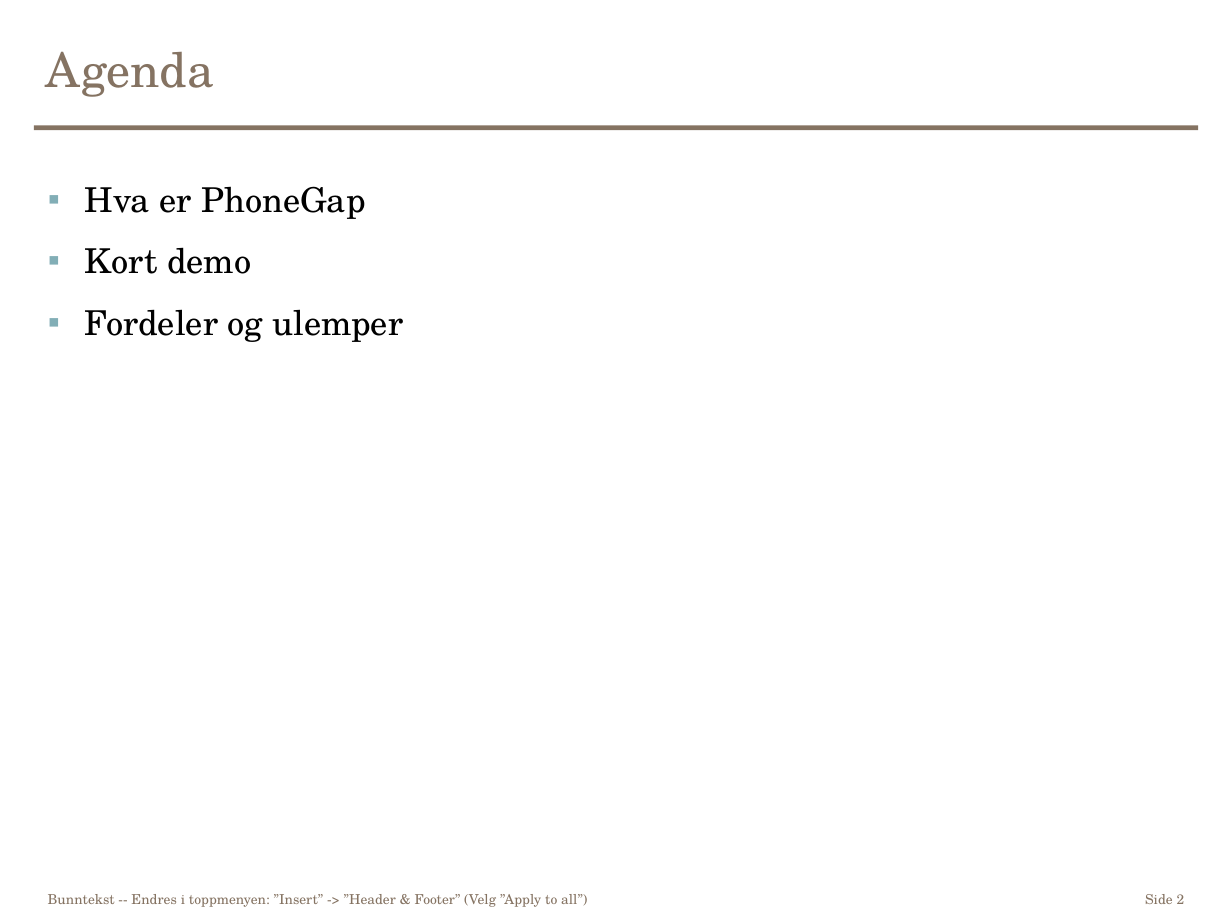
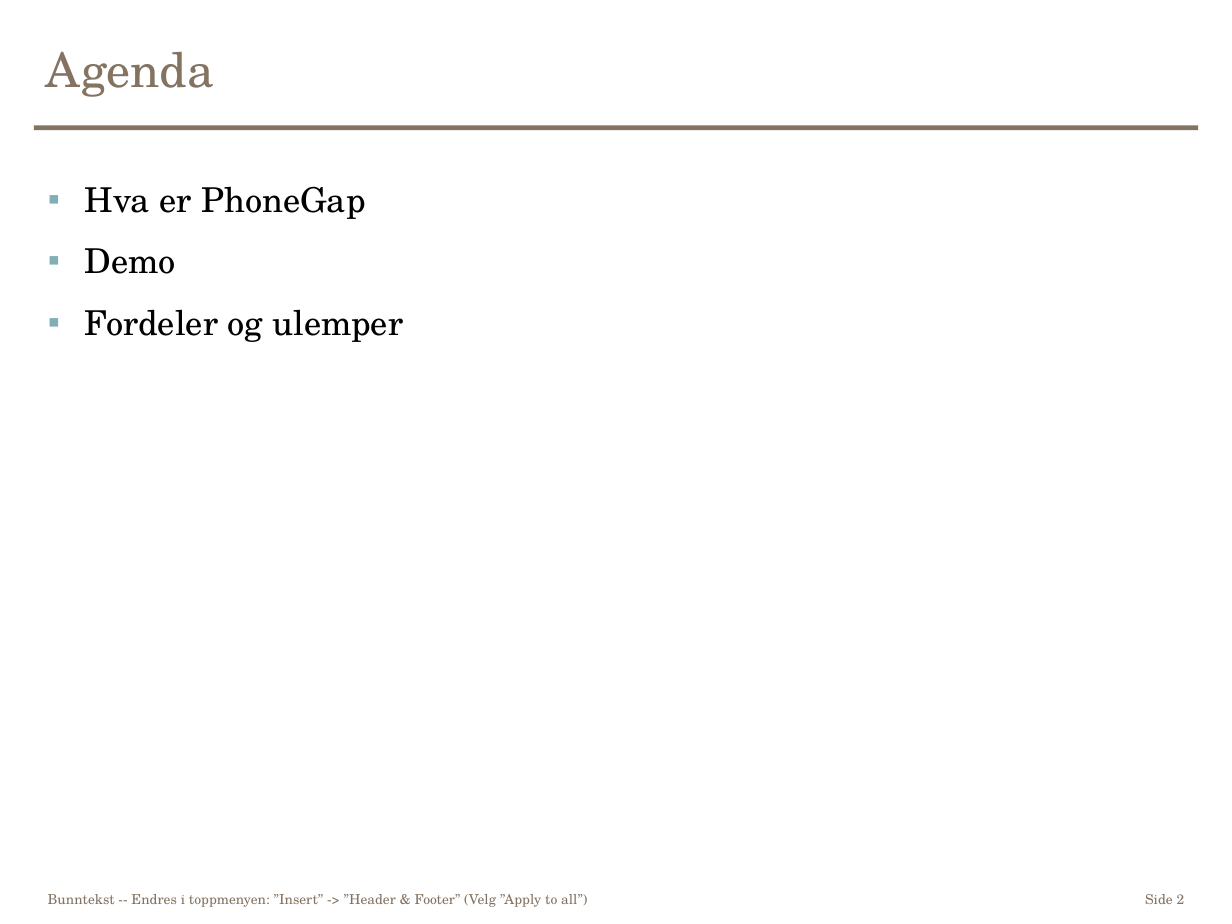
Before and after one commit to andersmartinsen/ansattliste, a slide deck: slide 2 of presentasjon/Phonegap.ppt. Drawn at 1232x924 pixels with LibreOffice and Linux fonts; fonts in the diff are those of the drawing. Boxes give left, top, right and bottom in pixels: in the first picture for what was removed or moved away, otherwise in the second. Text is boxed around its words. In the diff, an @@ line names an element or a change of style, - is before the commit and + after.

```diff
--- a/presentasjon/Phonegap.ppt
+++ b/presentasjon/Phonegap.ppt
@@ text at (85, 248, 176, 274): text changed @@
-▪ Kort demo
+▪ Demo
```
Also in this commit, not shown: 2 slides added.
